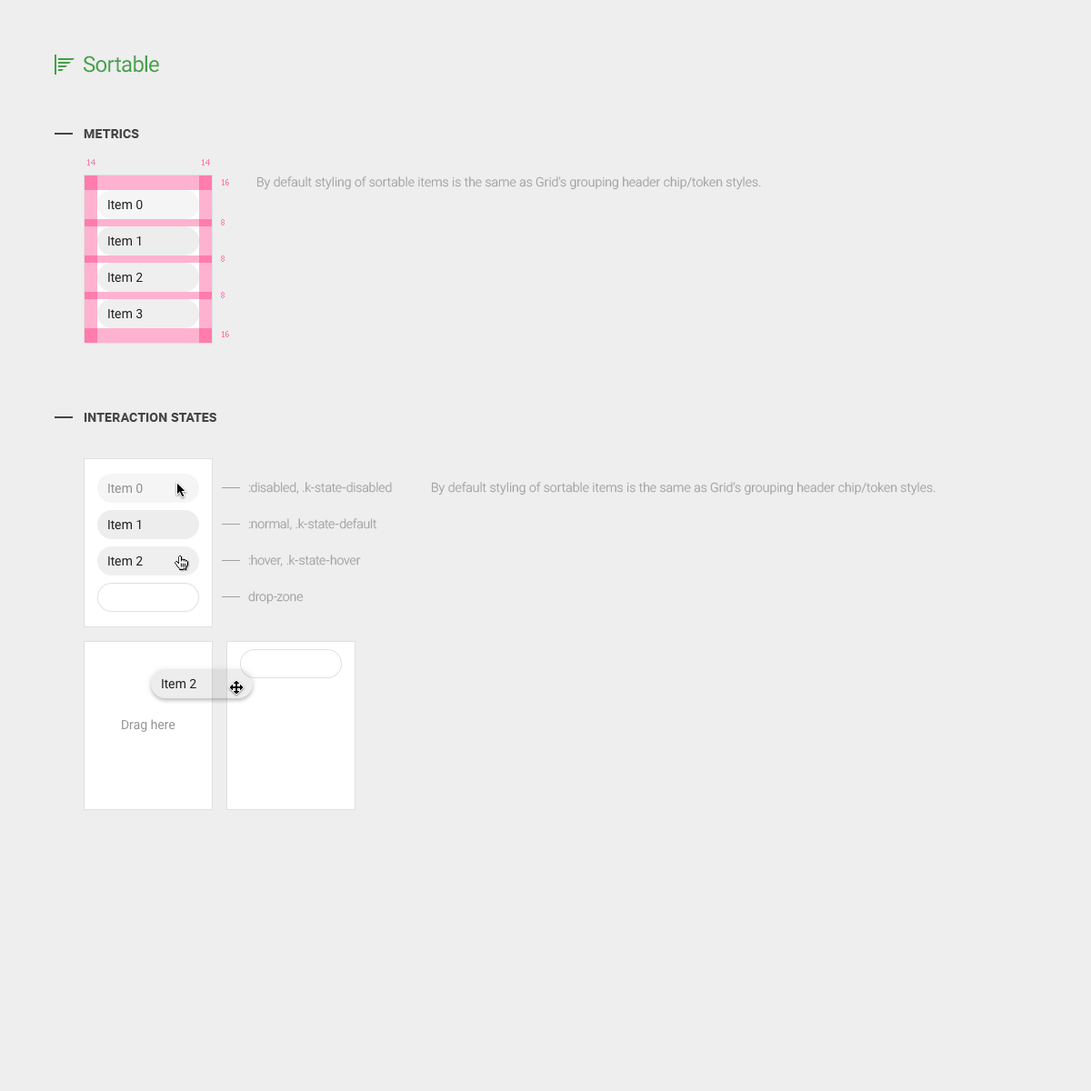
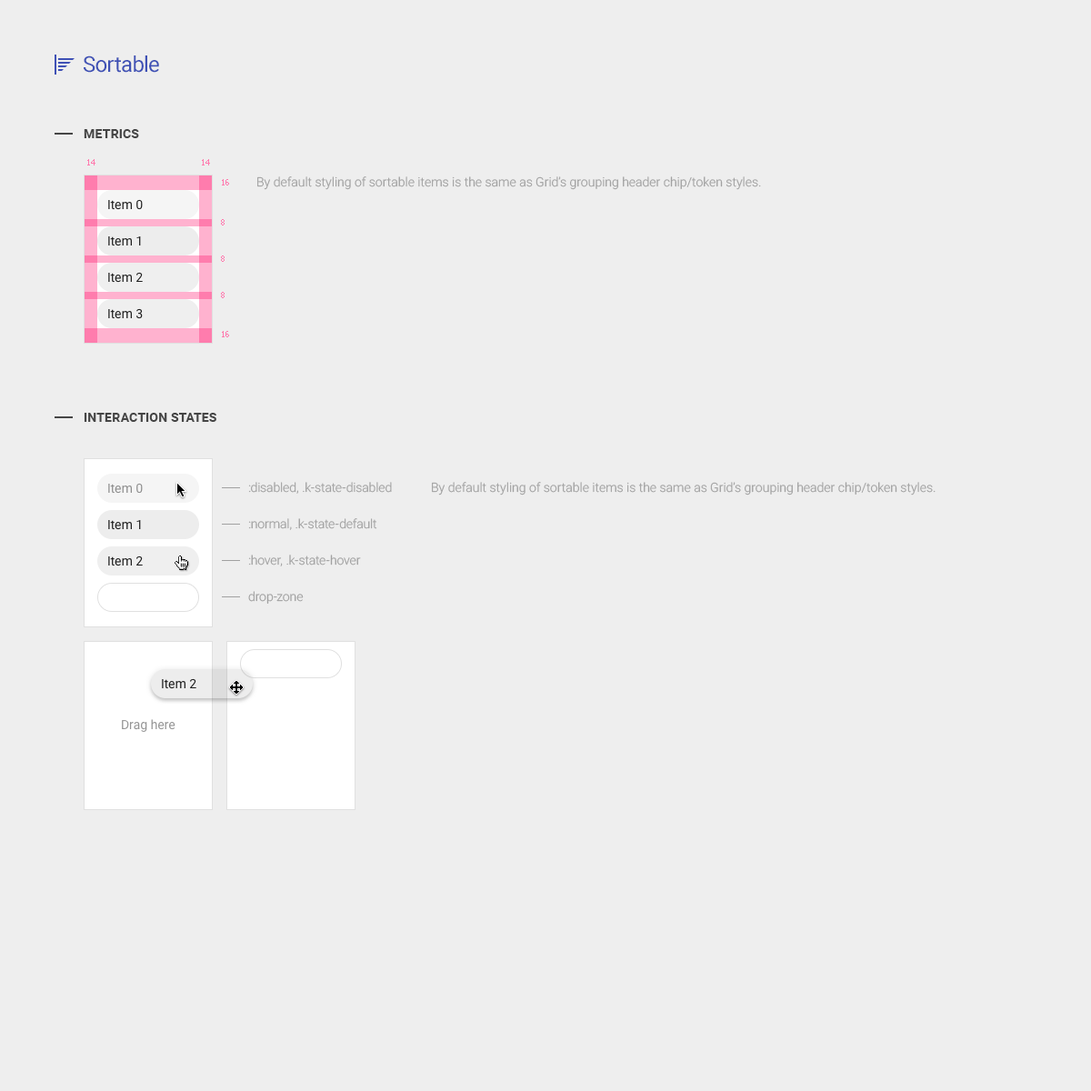
Layers edited between the first and the second 1091 x 1091 image:
renamed "Sortable Title" to "Label", moved it out of group "Sortable" over [54, 54, 160, 75]
painted on "Sortable Icon", unmasked it over [54, 54, 75, 75]
painted on "Sortable" (1st of 2, in "Label") over [83, 55, 160, 73]
